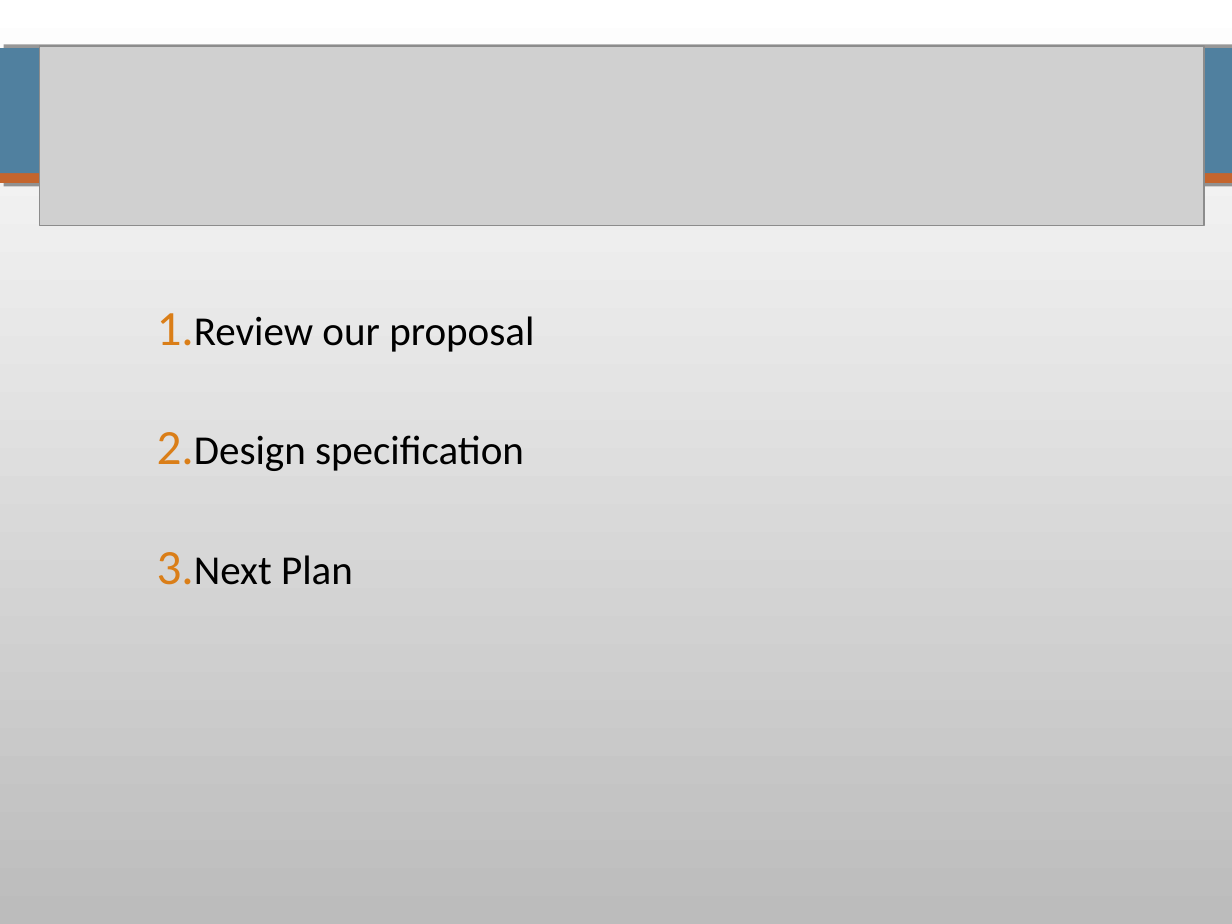
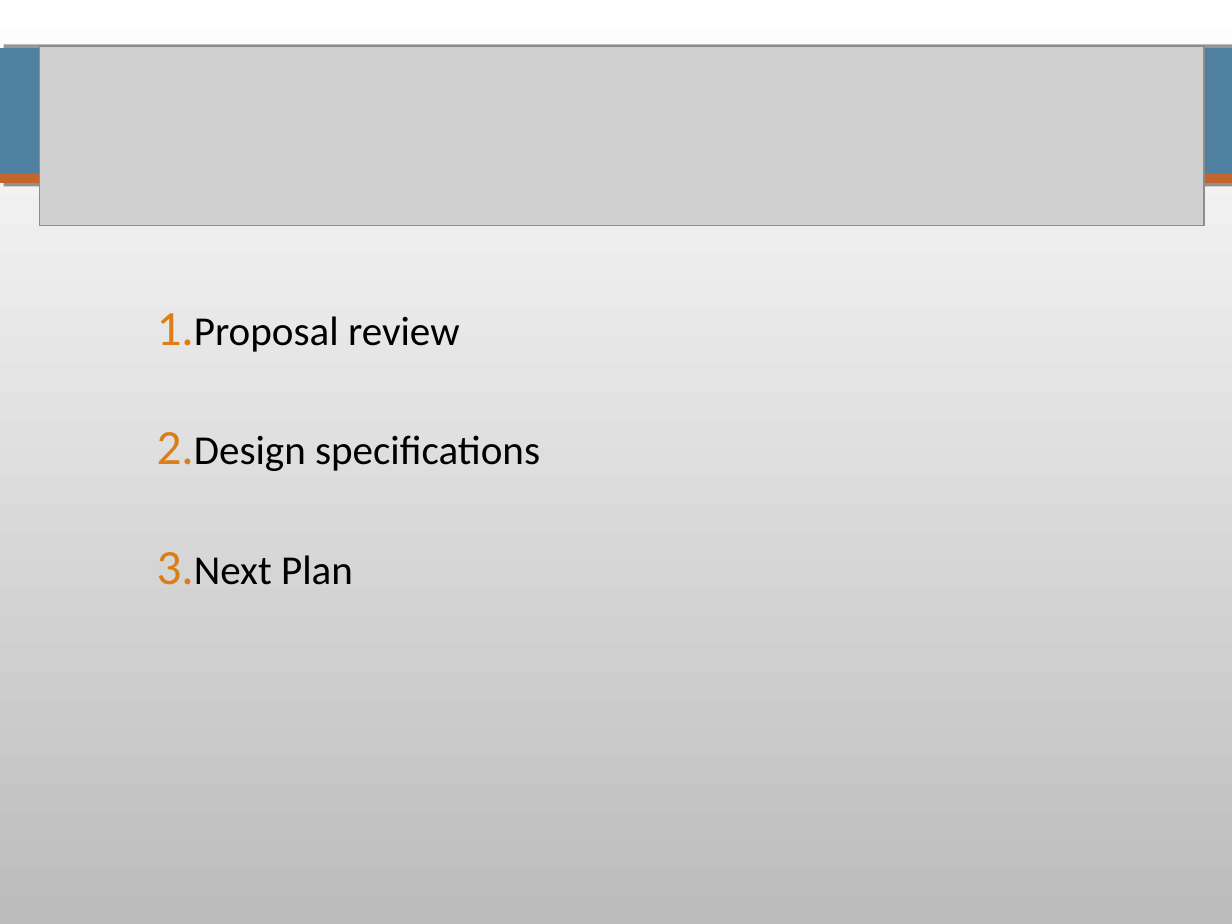
Before and after one commit to pierrealauzet/skemasnet, a slide deck: slide 2 of 2_design/CS462_Skemasnet_design.ppt. Drawn at 1232x924 pixels with LibreOffice and Linux fonts; fonts in the diff are those of the drawing; grey boxes stand for pictures. Boxes give left, top, right and bottom in pixels: in the first picture for what was removed or moved away, otherwise in the second. Text is boxed around its words. In the diff, an @@ line names an element or a change of style, - is before the commit and + after.

```diff
--- a/2_design/CS462_Skemasnet_design.ppt
+++ b/2_design/CS462_Skemasnet_design.ppt
@@ text at (194,316,540,471): text changed @@
-1. Review our proposal
-2. Design specification
+1. Proposal review
+2. Design specifications
```
Also in this commit, not shown: 6 other slides changed, 4 slides added, 4 slides removed, 1 other file.
